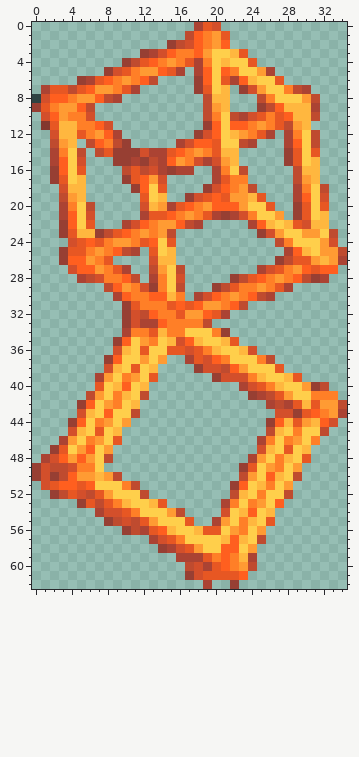
Two states of a pixel-art sprite, objects/abstract/fidwell.scenery_small.tgc1/images/0.png. Above is the file before it was changed.
The file is 35x63 pixels.
The result:
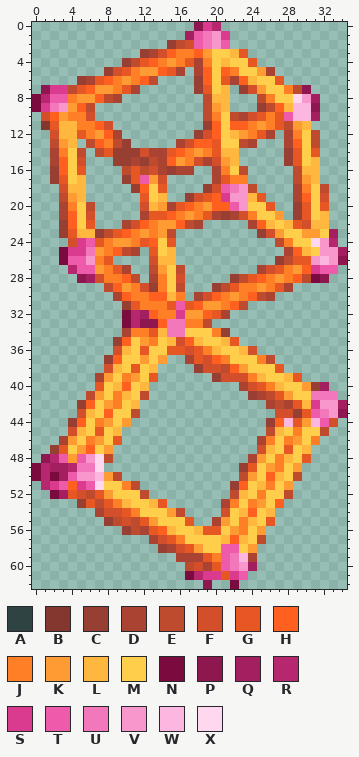
Palette (. is transparent): A #2f4343  B #83372f  C #973f33  D #ab4333  E #bf4b2f  F #d34f2b  G #e75723  H #ff5f1f  J #ff7f27  K #ff9b33  L #ffb73f  M #ffcf4b  N #7b0b3f  P #8f174f  Q #a31f5f  R #b7276f  S #db3b8f  T #ef5bab  U #f377bb  V #f797cb  W #fbb7df  X #ffd7ef
The exact change:
y 0: x 18..20 DGF -> PSR
y 1: x 17..21 EHJKG -> QTUVS
y 2: x 18..21 HJKH -> TUVT
y 7: x 1..3 DGG -> PSS; x 30 D -> P
y 8: x 0..3 AFHH -> NRTT; x 29..31 MKE -> XVQ
y 9: x 0..3 CGJK -> NSUV; x 29..31 LLD -> WWP
y 10: x 28..31 HLLE -> TWWQ
y 17: x 12 H -> T
y 18: x 21..23 HJK -> TUV
y 19: x 21..23 GKK -> SVV
y 20: x 22..23 HK -> TV
y 23: x 33 E -> Q
y 24: x 5..6 GH -> ST; x 31..33 MKF -> XVR
y 25: x 3..6 CGGJ -> NSSU; x 32..34 KKE -> VVQ
y 26: x 3..6 CHHK -> NTTV; x 31..34 KLKD -> VWVP
y 27: x 4..6 FHH -> RTT; x 31..33 GHH -> STT
y 28: x 5..6 DE -> PQ; x 31..32 CD -> NP
y 31: x 16 H -> T
y 32: x 10..12 CFE -> NRQ; x 16 G -> S
y 33: x 10..13 CFDD -> NRPP; x 15..16 JJ -> UU
y 34: x 15..16 JJ -> UU
y 40: x 32 E -> Q
y 41: x 31..33 JJJ -> UUU
y 42: x 31..34 GKKE -> SVVQ
y 43: x 31..34 HJKD -> TUVP
y 44: x 28 L -> W; x 31..32 LH -> WT
y 48: x 1..3 DFH -> PRT; x 5..7 HKM -> TVX
y 49: x 0..7 CFEEFJJM -> NRQQRUUX
y 50: x 0..7 CFCEHKKL -> NRNQTVVW
y 51: x 1..3 FGH -> RST; x 5..7 GHM -> STX
y 52: x 2..3 CE -> NQ
y 58: x 21..22 HH -> TT
y 59: x 21..23 HJL -> TUW
y 60: x 21..24 HJKE -> TUVQ
y 61: x 17..20 CFGG -> NRSS; x 22..23 GH -> ST
y 62: x 19 D -> P; x 22 C -> N
